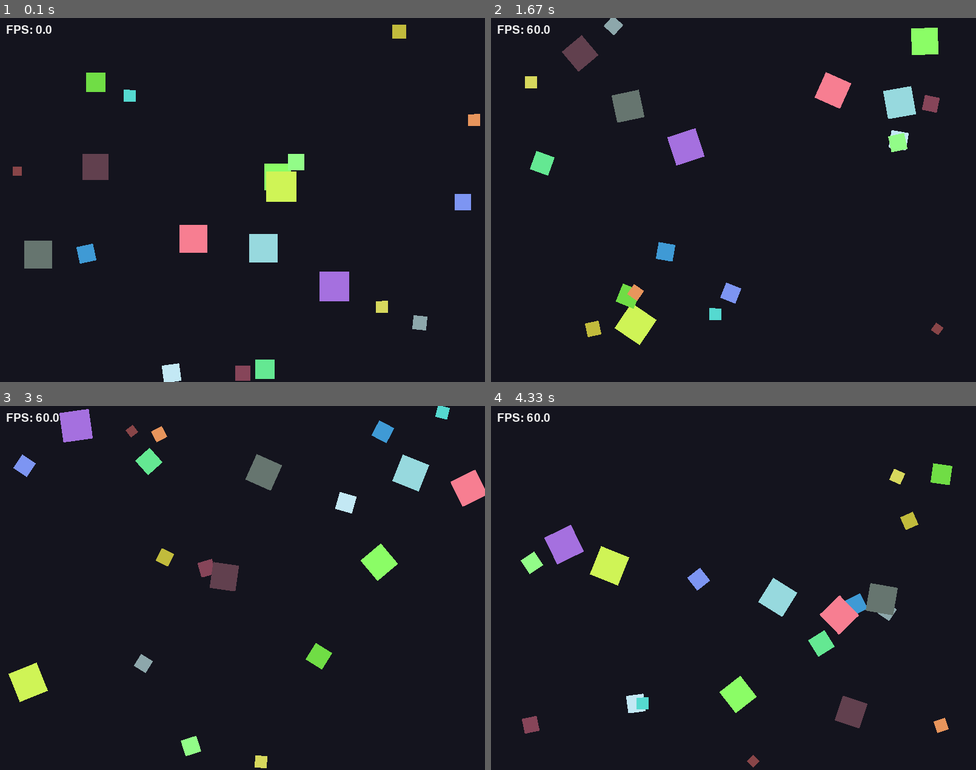
Above: before the commit, frames 1-4 (two rows, left to right).
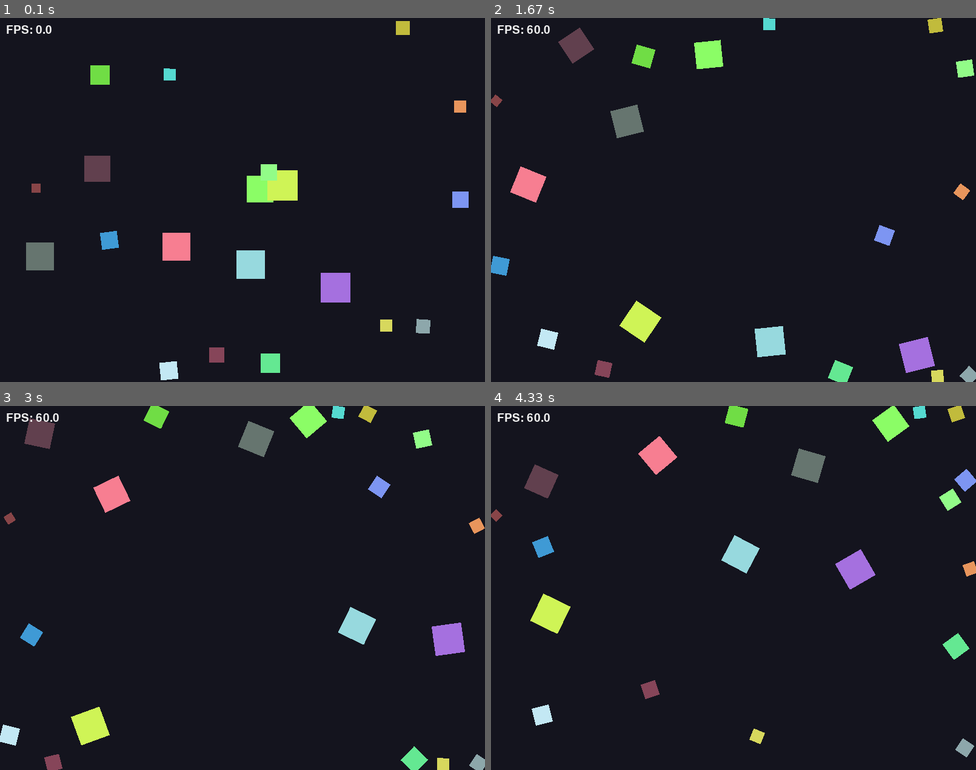
Above: after the commit, the same moments.

Repository: AgentAK2007/lab8-pygame
Game: pygame game, started from main.py
The game is run twice, just before and just after one commit, with the same random seed, the same clock (stepped at 60 frames per second) and the same inputs.
Inputs:
- Up to frame 1 (0.1 s): no input
- Up to frame 2 (1.67 s): no input
- Up to frame 3 (3 s): no input
- Up to frame 4 (4.33 s): no input

The runs differ from the first frame. In frame 1, 4.3% of the frame differs, in the area x 2-99%, y 0-100%; in frame 2, 7.8%; in frame 3, 9.6%, in the area x 0-100%, y 0-100%; in frame 4, 9.5%.

Commit message:
feat: Chasing / Fleeing behavior

Diff:
--- a/main.py
+++ b/main.py
@@ -1,11 +1,14 @@
 import random
 import pygame
+import math
 
+# Window and simulation configuration.
 WINDOW_WIDTH = 800
 WINDOW_HEIGHT = 600
 MIN_SQUARE_SIZE = 15
 MAX_SQUARE_SIZE = 50
-BASE_SPEED = 120  #Used to calculate speed based on size
+# BASE_SPEED increased from 120 to 7200 because pixels-per-second Time-Based is used
+BASE_SPEED = 7200
 SQUARE_COUNT = 20
 BACKGROUND_COLOR = (20, 20, 30)
 FPS = 60
@@ -13,16 +16,15 @@
 
 class MovingSquare:
     def __init__(self) -> None:
-        #Random sizes for the square
+        # Randomize size so smaller squares naturally move faster.
         self.size = random.randint(MIN_SQUARE_SIZE, MAX_SQUARE_SIZE)
-
-        #Speed as a function of size (the bigger the square, the slower the speed)
         speed_magnitude = BASE_SPEED / self.size
 
-        self.x = random.randint(0, WINDOW_WIDTH - self.size)
-        self.y = random.randint(0, WINDOW_HEIGHT - self.size)
+        # Store position as float to support smooth time-based updates.
+        self.x = float(random.randint(0, WINDOW_WIDTH - self.size))
+        self.y = float(random.randint(0, WINDOW_HEIGHT - self.size))
 
-        #Give it a random starting direction using the calculated speed
+        # Start with a random velocity direction.
         self.vx = random.choice([-1, 1]) * speed_magnitude
         self.vy = random.choice([-1, 1]) * speed_magnitude
 
@@ -32,48 +34,121 @@
             random.randint(60, 255),
         )
 
-        #Setup for the rotation jitter effect
-        self.angle = 0
-        self.rotation_speed = 0
-
-        #Create a base surface for this square to handle the rotation graphics
+        # Rotation state is independent of movement state.
+        self.angle = 0.0
+        self.rotation_speed = 0.0
         self.base_image = pygame.Surface((self.size, self.size), pygame.SRCALPHA)
         self.base_image.fill(self.color)
 
-    def update(self) -> None:
-        #The jitter effect: slight random changes to rotation speed instead of modifying x,y
+    def get_center(self) -> tuple[float, float]:
+        """Return the center point used for interaction math between squares."""
+        # Center is the top-left x,y plus half the width/height.
+        return (self.x + self.size / 2, self.y + self.size / 2)
+
+    def distance_between_centers(self, other: 'MovingSquare') -> float:
+        """Compute Euclidean distance from this square's center to another's."""
+        cx1, cy1 = self.get_center()
+        cx2, cy2 = other.get_center()
+        # math.hypot calculates Euclidean distance.
+        return math.hypot(cx1 - cx2, cy1 - cy2)
+
+    def find_nearest_larger_square(self, squares: list['MovingSquare']) -> 'MovingSquare | None':
+        """Return the closest square that is strictly larger than this one."""
+        closest_square = None
+        min_distance = float('inf')
+
+        for other in squares:
+            if other is self:
+                continue
+
+            # Only care about strictly larger squares.
+            if other.size > self.size:
+                dist = self.distance_between_centers(other)
+                if dist < min_distance:
+                    min_distance = dist
+                    closest_square = other
+
+        return closest_square
+
+    def compute_flee_vector(self, threat: 'MovingSquare') -> tuple[float, float]:
+        """Return a normalized direction vector that points away from a threat."""
+        cx_self, cy_self = self.get_center()
+        cx_threat, cy_threat = threat.get_center()
+
+        # Vector pointing FROM threat TO self.
+        dx = cx_self - cx_threat
+        dy = cy_self - cy_threat
+
+        distance = math.hypot(dx, dy)
+
+        # Zero-distance guard to prevent division by zero.
+        if distance == 0:
+            return (random.choice([-1, 1]), random.choice([-1, 1]))
+
+        # Normalize so only direction remains.
+        return (dx / distance, dy / distance)
+
+    def apply_flee_and_jitter(self, squares: list['MovingSquare']) -> None:
+        """Steer away from nearby larger squares while keeping random motion jitter."""
+        threat = self.find_nearest_larger_square(squares)
+
+        # If a larger square is close enough, switch to flee steering.
+        if threat and self.distance_between_centers(threat) < 150:
+            flee_vx, flee_vy = self.compute_flee_vector(threat)
+
+            # Escape speed is size-dependent: smaller means faster.
+            escape_speed = BASE_SPEED / self.size
+            self.vx = flee_vx * escape_speed
+            self.vy = flee_vy * escape_speed
+
+        # Blend steering with small random changes to avoid rigid movement.
+        if random.random() < 0.05:
+            # Scaled for per-second velocity units.
+            self.vx += random.choice([-30.0, 30.0])
+            self.vy += random.choice([-30.0, 30.0])
+
+            # Cap speed to prevent runaway acceleration.
+            max_speed = BASE_SPEED / self.size
+            self.vx = max(-max_speed, min(max_speed, self.vx))
+            self.vy = max(-max_speed, min(max_speed, self.vy))
+
+        # Apply random angular acceleration for visual variety.
         if random.random() < 0.10:
-            self.rotation_speed += random.choice([-2, 2])
+            # Scaled for per-second rotation units.
+            self.rotation_speed += random.choice([-120.0, 120.0])
 
-        #Constrain the rotation speed so it doesn't spin out of control
-        self.rotation_speed = max(-6, min(6, self.rotation_speed))
-        self.angle = (self.angle + self.rotation_speed) % 360
+        self.rotation_speed = max(-360.0, min(360.0, self.rotation_speed))
 
-        #Standard movement
-        self.x += self.vx
-        self.y += self.vy
+    def update(self, squares: list['MovingSquare'], dt: float) -> None:
+        """Update steering and position using time-based motion."""
+        # Update steering state before applying movement.
+        self.apply_flee_and_jitter(squares)
 
-        #Bounce movement
+        # Time-based integration keeps behavior stable across frame rates.
+        self.x += self.vx * dt
+        self.y += self.vy * dt
+        self.angle = (self.angle + self.rotation_speed * dt) % 360
+
+        # Bounce off the simulation bounds.
         if self.x <= 0 or self.x >= WINDOW_WIDTH - self.size:
             self.vx *= -1
-            self.x = max(0, min(self.x, WINDOW_WIDTH - self.size))
+            self.x = max(0, min(self.x, float(WINDOW_WIDTH - self.size)))
 
         if self.y <= 0 or self.y >= WINDOW_HEIGHT - self.size:
             self.vy *= -1
-            self.y = max(0, min(self.y, WINDOW_HEIGHT - self.size))
+            self.y = max(0, min(self.y, float(WINDOW_HEIGHT - self.size)))
 
     def draw(self, surface: pygame.Surface) -> None:
-        #Rotate the original surface
+        """Draw the square as a rotated sprite centered on its current position."""
         rotated_image = pygame.transform.rotate(self.base_image, self.angle)
-
-        #Re-center the rotated image so it doesn't drift
         center_x = self.x + self.size / 2
         center_y = self.y + self.size / 2
         new_rect = rotated_image.get_rect(center=(center_x, center_y))
-
         surface.blit(rotated_image, new_rect.topleft)
 
+
 def main() -> None:
+    """Initialize pygame, run the main loop, and render simulation + FPS overlay."""
     pygame.init()
     screen = pygame.display.set_mode((WINDOW_WIDTH, WINDOW_HEIGHT))
     pygame.display.set_caption("Random Moving Squares with Rotation")
@@ -84,12 +159,16 @@
 
     running = True
     while running:
+        # Delta time in seconds for frame-rate independent motion.
+        dt = clock.tick(FPS) / 1000.0
+
         for event in pygame.event.get():
             if event.type == pygame.QUIT:
                 running = False
 
         for square in squares:
-            square.update()
+            # Each square needs full group context for flee behavior.
+            square.update(squares, dt)
 
         screen.fill(BACKGROUND_COLOR)
         for square in squares:
@@ -99,7 +178,6 @@
         screen.blit(fps_surface, (10, 10))
 
         pygame.display.flip()
-        clock.tick(FPS)
 
     pygame.quit()
 
Not shown, changed: JOURNAL.md
